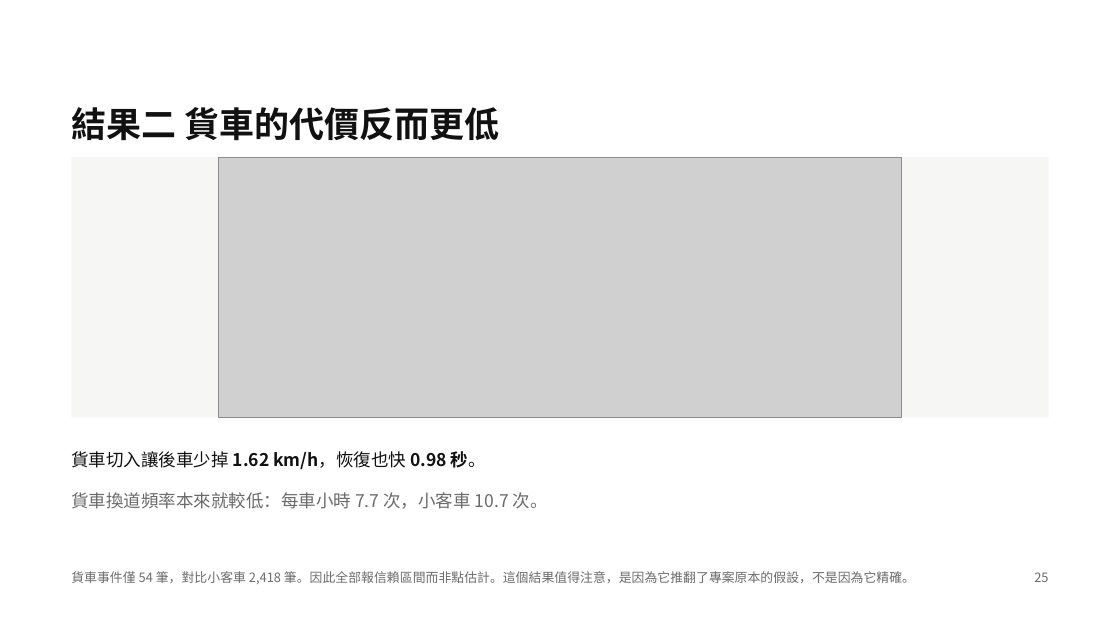
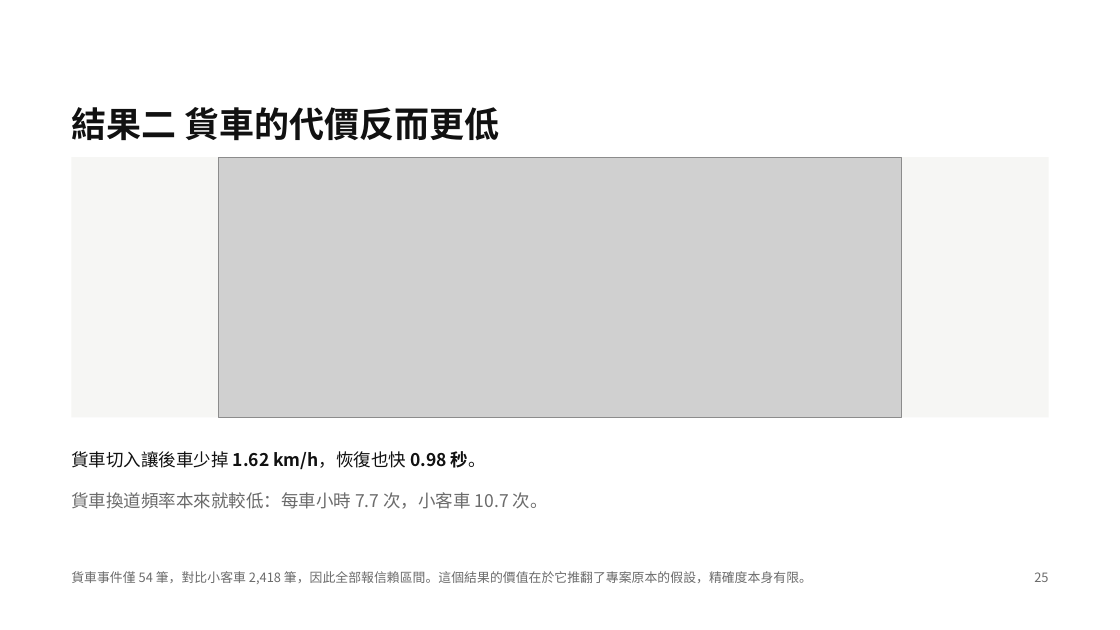
Before and after one commit to wein2004/lane-change-externality, a slide deck: slide 25 of 變換車道的外部成本.pptx. Drawn at 1120x630 pixels with LibreOffice and Linux fonts; fonts in the diff are those of the drawing; grey boxes stand for pictures. Boxes give left, top, right and bottom in pixels: in the first picture for what was removed or moved away, otherwise in the second. Text is boxed around its words. In the diff, an @@ line names an element or a change of style, - is before the commit and + after.

```diff
--- a/變換車道的外部成本.pptx
+++ b/變換車道的外部成本.pptx
@@ text at [71,571,812,584]: text changed @@
-貨車事件僅 54 筆，對比小客車 2,418 筆。因此全部報信賴區間而非點估計。這個結果值得注意，是因為它推翻了專案原本的假設，不是因為它精確。
+貨車事件僅 54 筆，對比小客車 2,418 筆，因此全部報信賴區間。這個結果的價值在於它推翻了專案原本的假設，精確度本身有限。
```
Also in this commit, not shown: 10 other slides changed, 3 other files.
